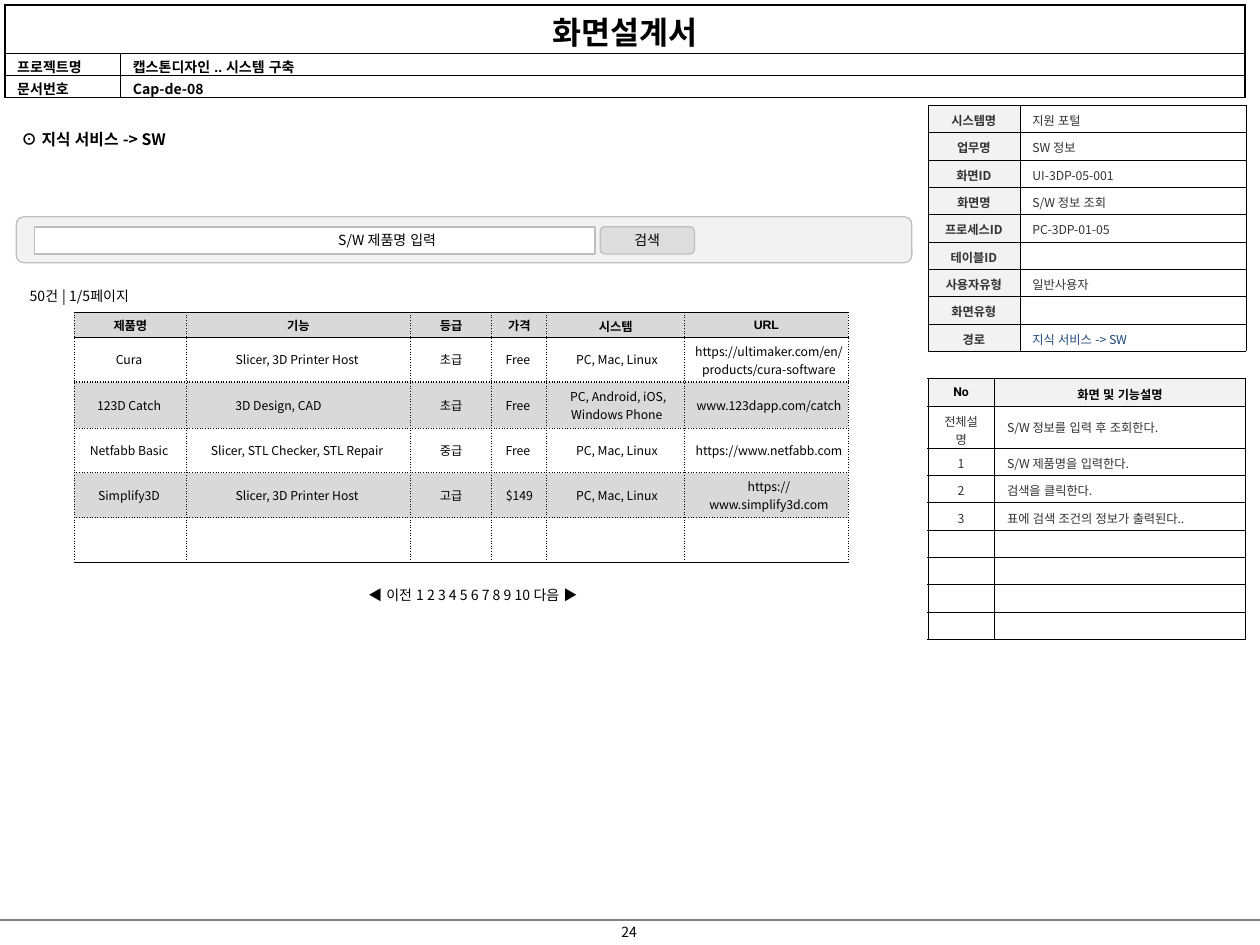
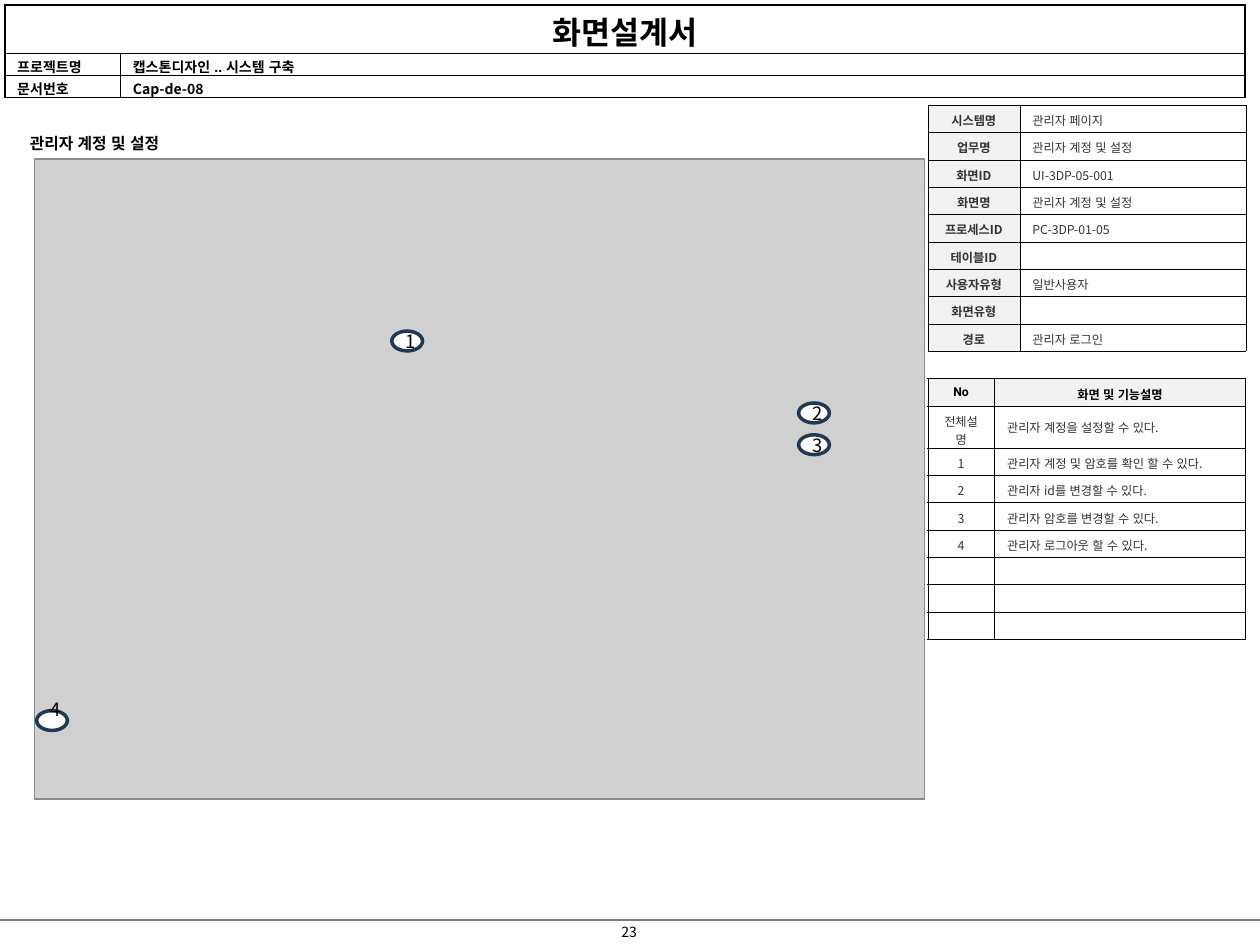
Before and after one commit to jiyong706/debug, a slide deck: slide 23 of debug 산출물/화면 설계서/2024_05_22화면설계서-V0.1.2.pptx (slide 24 before the commit). Drawn at 1260x945 pixels with LibreOffice and Linux fonts; fonts in the diff are those of the drawing; grey boxes stand for pictures. Boxes give left, top, right and bottom in pixels: in the first picture for what was removed or moved away, otherwise in the second. Text is boxed around its words. In the diff, an @@ line names an element or a change of style, - is before the commit and + after.

```diff
--- a/debug 산출물/화면 설계서/2024_05_22화면설계서-V0.1.2.pptx
+++ b/debug 산출물/화면 설계서/2024_05_22화면설계서-V0.1.2.pptx
@@ table at (927,106,1246,352) @@
-row 1, column 2: 지원 포털
+row 1, column 2: 관리자 페이지
-row 2, column 2: SW 정보
+row 2, column 2: 관리자 계정 및 설정
-row 4, column 2: S/W 정보 조회
+row 4, column 2: 관리자 계정 및 설정
-row 9, column 2: 지식 서비스 -> SW
+row 9, column 2: 관리자 로그인
@@ text at (30,135,159,151): text changed @@
-⊙ 지식 서비스 -> SW
+관리자 계정 및 설정
@@ picture added at (34,159,925,799) @@
@@ rounded rectangle removed at (16,217,912,262) @@
@@ rectangle removed at (35,227,596,253) @@
-S/W 제품명 입력
@@ rounded rectangle removed at (600,227,694,255) @@
-검색
@@ text removed at (30,289,129,304) @@
-50건 | 1/5페이지
@@ table removed at (74,312,849,562), 6 rows, 6 columns @@
-제품명 | 기능 | 등급 | 가격 | 시스템 | URL
-Cura | Slicer, 3D Printer Host | 초급 | Free | PC, Mac, Linux | https://ultimaker.com/en/products/cura-software
-123D Catch | 3D Design, CAD | 초급 | Free | PC, Android, iOS, Windows Phone | www.123dapp.com/catch
-Netfabb Basic | Slicer, STL Checker, STL Repair | 중급 | Free | PC, Mac, Linux | https://www.netfabb.com
-Simplify3D | Slicer, 3D Printer Host | 고급 | $149 | PC, Mac, Linux | https://www.simplify3d.com
- |  |  |  |  | 
@@ ellipse added at (392,331,422,352), fill #FFFFFF, outline #233953 2 pt, 10.5 pt, text #000000 @@
+1
@@ table at (927,379,1245,640) @@
-row 2: 전체설명 | S/W 정보를 입력 후 조회한다.
-row 3: 1 | S/W 제품명을 입력한다.
-row 4: 2 | 검색을 클릭한다.
-row 5: 3 | 표에 검색 조건의 정보가 출력된다..
+row 2: 전체설명 | 관리자 계정을 설정할 수 있다.
+row 3: 1 | 관리자 계정 및 암호를 확인 할 수 있다.
+row 4: 2 | 관리자 id를 변경할 수 있다.
+row 5: 3 | 관리자 암호를 변경할 수 있다.
+row 6: 4 | 관리자 로그아웃 할 수 있다.
-row 9:  | 
@@ ellipse added at (799,403,829,423), fill #FFFFFF, outline #233953 2 pt, 10.5 pt, text #000000 @@
+2
@@ ellipse added at (799,435,829,455), fill #FFFFFF, outline #233953 2 pt, 10.5 pt, text #000000 @@
+3
@@ text removed at (386,588,560,601) @@
-◀ 이전 1 2 3 4 5 6 7 8 9 10 다음 ▶
@@ ellipse added at (37,711,67,731), fill #FFFFFF, outline #233953 2 pt, 10.5 pt, text #000000 @@
+4
@@ page number at (621,926,637,937): text changed @@
-24
+23
```
Also in this commit, not shown: 16 other slides changed, 2 slides added, 2 slides removed.
